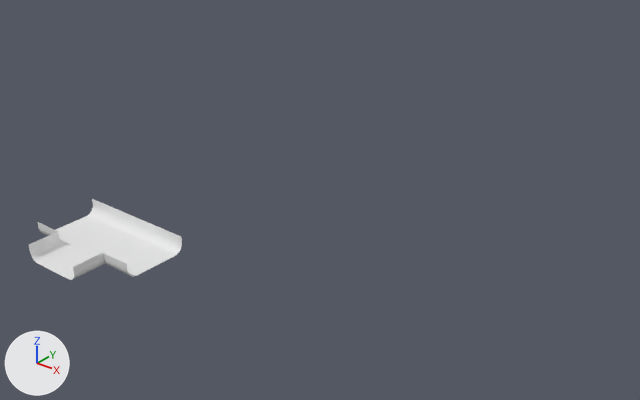
Renders of the FBX model Assets/Models/Sewer_Blockout/SM_WaterChannel_TJunction.fbx from each side of a commit.
Before and after are seen from a camera (50 mm lens) standing at (20.0, -12.0, 12.0) and looking at (4.2, 7.9, -0.3). Every picture has the same lights, and +X, +Y and +Z are marked at lower left. The picture after the commit comes second.

The first picture shows 'WaterTrenchTJUnction1'.
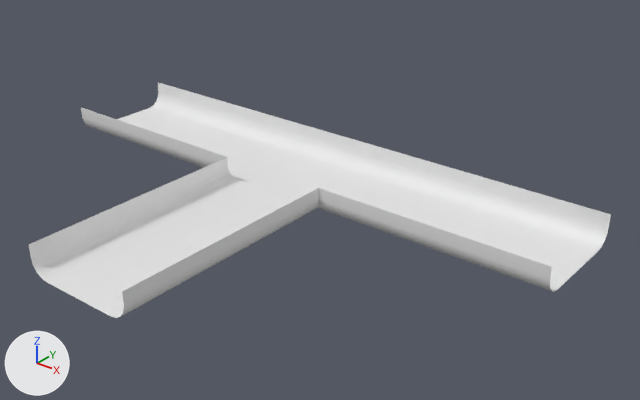
Where the change shows, as pixel boxes [x1, y1, x2, y2] in the pictures (640 x 400 px; the box of a moved part takes in the faces that stretch with it):
'WaterTrenchTJUnction1', reshaped, rescaled (279% wider, 189% taller): before [29, 199, 182, 280]; after [29, 82, 611, 318]
part 1 of me_mesh, moved or reshaped: before [38, 199, 135, 246]; after [81, 82, 345, 182]
part 2 of me_mesh, moved or reshaped: before [29, 232, 111, 280]; after [29, 157, 319, 318]
part 3 of me_mesh, moved or reshaped: before [103, 217, 182, 277]; after [311, 137, 611, 292]

What changed in the scene script:
```text
Change me_mesh:
    used by ob_watertrenchtjunction1; location = (0.0, 0.0, 0.0); rotation_euler = (1.571, 0.0, 0.0), in degrees (90, 0, 0); scale = (0.01, 0.01, 0.01)
    remove me_mesh.from_pydata(...)  # 56 vertices, 34 faces; spans x -100.0..300.0, y -50.0..0.0, z -300.0..0.0
    add me_mesh.from_pydata(...)  # 56 vertices, 34 faces; spans x -400.0..600.0, y -50.0..0.0, z -600.0..0.0
    me_mesh part 1: all 12 vertices in x -100.0, y -50.0..0.0, z -300.0..-100.0 are moved by (-300.0, 0.0, -300.0)
    me_mesh part 2: all 19 vertices in x 0.0..200.0, y -50.0..0.0, z -300.0..-100.0 are moved by (0.0, 0.0, -300.0)
    me_mesh part 3: all 12 vertices in x 300.0, y -50.0..0.0, z -300.0..-100.0 are moved by (300.0, 0.0, -300.0)
Change ob_watertrenchtjunction1:
    ob_watertrenchtjunction1.scale: (0.01, 0.01, 0.01) -> (0.02, 0.02, 0.02)
```
